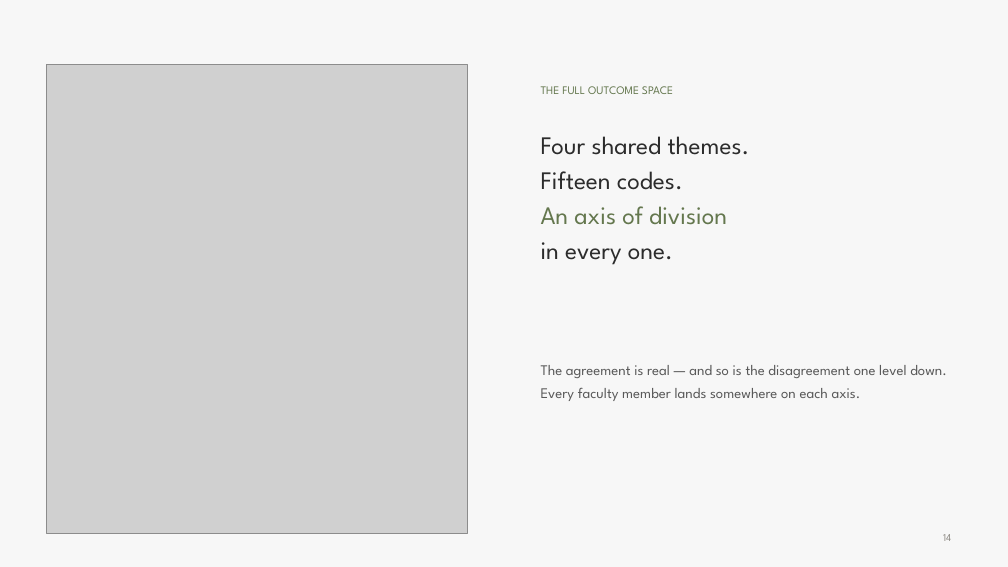
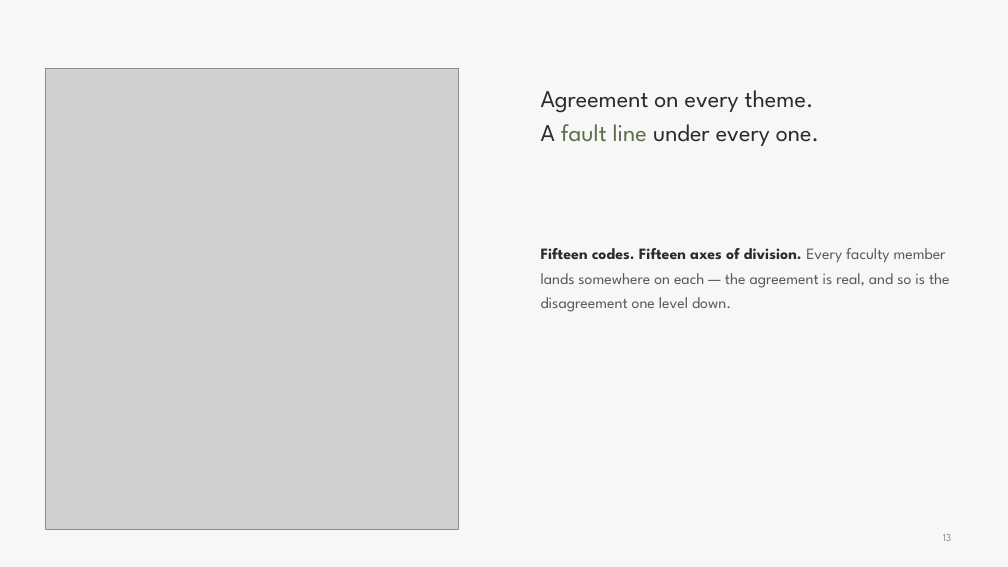
Before and after one commit to 7ahra/resnet_exploration, a slide deck: slide 13 of bcce_2026_faculty_beliefs/BCCE2026_faculty_beliefs.pptx (slide 14 before the commit). Drawn at 1008x567 pixels with LibreOffice and Linux fonts; fonts in the diff are those of the drawing; grey boxes stand for pictures; background and template pictures are left out. Boxes give left, top, right and bottom in pixels: in the first picture for what was removed or moved away, otherwise in the second. Text is boxed around its words. In the diff, an @@ line names an element or a change of style, - is before the commit and + after.

```diff
--- a/bcce_2026_faculty_beliefs/BCCE2026_faculty_beliefs.pptx
+++ b/bcce_2026_faculty_beliefs/BCCE2026_faculty_beliefs.pptx
@@ picture resized from (x1=47, y1=64, x2=467, y2=533) to (x1=45, y1=68, x2=459, y2=529) @@
@@ text at (x1=541, y1=90, x2=819, y2=146): text changed; size 11 to 23 pt; text colour #64774E to #2C2C2C @@
-THE FULL OUTCOME SPACE
+Agreement on every theme.
+A fault line under every one.
@@ text at (x1=541, y1=248, x2=950, y2=312): text changed; size 24 to 15 pt; text colour #2C2C2C to #595959 @@
-Four shared themes.
-Fifteen codes.
-An axis of division
-in every one.
+Fifteen codes. Fifteen axes of division. Every faculty member lands somewhere on each — the agreement is real, and so is the disagreement one level down.
@@ text removed at (x1=541, y1=365, x2=947, y2=401) @@
-The agreement is real — and so is the disagreement one level down. Every faculty member lands somewhere on each axis.
@@ text at (x1=943, y1=534, x2=952, y2=541): text changed @@
-14
+13
```
Also in this commit, not shown: 9 other slides changed, 5 slides added, 6 slides removed, 3 other files.
